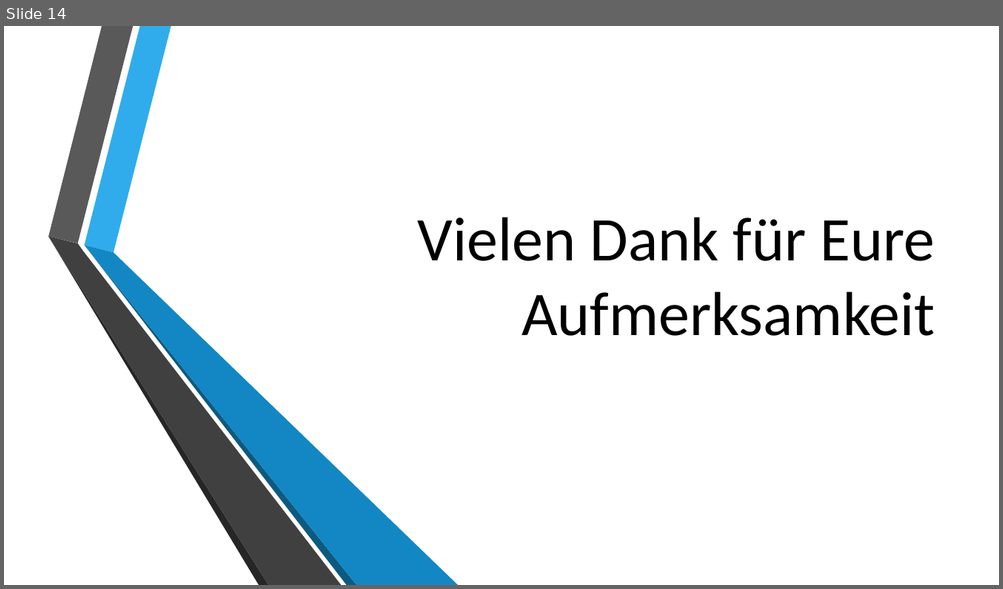
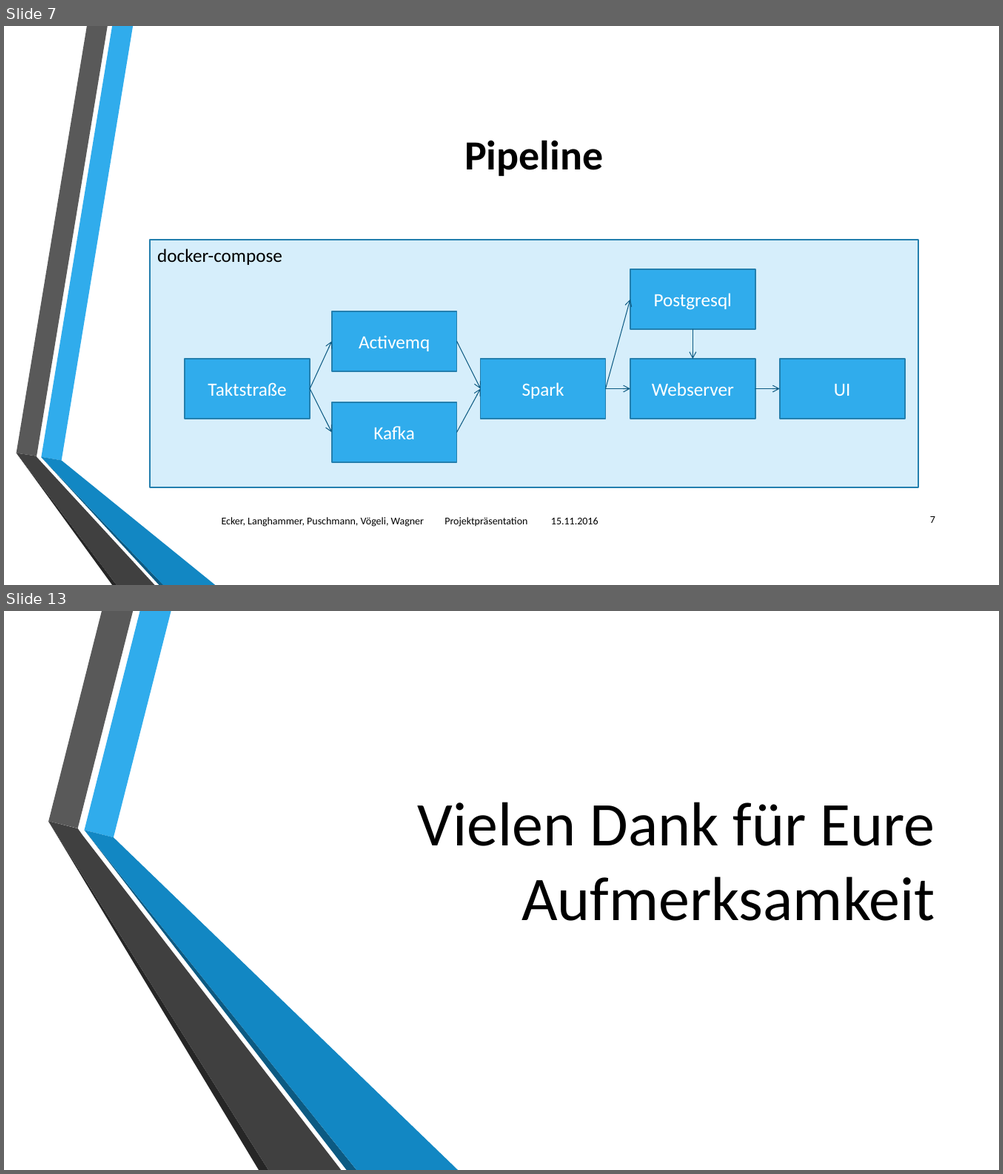
Before and after one commit to philipwagner1994/ProjectDHBW, a slide deck: Documentation/Projektpräsentationabschluss.pptx. Shown one above the other, each under a label of ours: slide 14 before the commit, slides 7 and 13 after it; the slides between them are not shown. The pictures are 1003x589 and 1003x1174 pixels, drawn with LibreOffice and Linux fonts; fonts in the diff are those of the drawing; background and template pictures are left out. Boxes give left, top, right and bottom in pixels: in the first picture for what was removed or moved away, otherwise in the second. Text is boxed around its words. In the diff, an @@ line names an element or a change of style, - is before the commit and + after.

```diff
--- a/Documentation/Projektpräsentationabschluss.pptx
+++ b/Documentation/Projektpräsentationabschluss.pptx
@@ slide 7 added at (x1=4, y1=26, x2=999, y2=585), background picture (left out) @@
@@ title added at (x1=464, y1=140, x2=603, y2=176), 40 pt, text #000000, bold @@
+Pipeline
@@ rectangle added at (x1=151, y1=240, x2=919, y2=488), fill #D6EEFB, outline #247FAF 1.25 pt @@
@@ text added at (x1=157, y1=249, x2=282, y2=265), 18 pt, text #000000 @@
+docker-compose
@@ rectangle added at (x1=630, y1=270, x2=755, y2=329), fill #30ACEC, outline #247FAF 1.25 pt, 18 pt, text #FFFFFF @@
+Postgresql
@@ rectangle added at (x1=332, y1=312, x2=457, y2=372), fill #30ACEC, outline #247FAF 1.25 pt, 18 pt, text #FFFFFF @@
+Activemq
@@ arrow added from (606, 389) to (630, 300), #0C5A82 0.75 pt @@
@@ arrow added from (693, 329) to (693, 359), #0C5A82 0.75 pt @@
@@ arrow added from (310, 389) to (332, 341), #0C5A82 0.75 pt @@
@@ arrow added from (457, 341) to (480, 389), #0C5A82 0.75 pt @@
@@ rectangle added at (x1=185, y1=359, x2=310, y2=418), fill #30ACEC, outline #247FAF 1.25 pt, 18 pt, text #FFFFFF @@
+Taktstraße
@@ rectangle added at (x1=480, y1=359, x2=606, y2=418), fill #30ACEC, outline #247FAF 1.25 pt, 18 pt, text #FFFFFF @@
+Spark
@@ rectangle added at (x1=630, y1=359, x2=755, y2=418), fill #30ACEC, outline #247FAF 1.25 pt, 18 pt, text #FFFFFF @@
+Webserver
@@ rectangle added at (x1=780, y1=359, x2=905, y2=418), fill #30ACEC, outline #247FAF 1.25 pt, 18 pt, text #FFFFFF @@
+UI
@@ arrow added from (310, 389) to (332, 432), #0C5A82 0.75 pt @@
@@ rectangle added at (x1=332, y1=403, x2=457, y2=463), fill #30ACEC, outline #247FAF 1.25 pt, 18 pt, text #FFFFFF @@
+Kafka
@@ arrow added from (457, 432) to (480, 389), #0C5A82 0.75 pt @@
@@ arrow added from (606, 389) to (630, 389), #0C5A82 0.75 pt @@
@@ arrow added from (755, 389) to (780, 389), #0C5A82 0.75 pt @@
@@ group added at (x1=16, y1=26, x2=215, y2=585): 6 freeform shapes @@
@@ text added at (x1=222, y1=517, x2=598, y2=527), 10 pt, text #000000 @@
+Ecker, Langhammer, Puschmann, Vögeli, Wagner Projektpräsentation 15.11.2016
@@ page number added at (x1=930, y1=517, x2=935, y2=523), 10 pt, text #000000 @@
+7
@@ what was slide 14 is now slide 13 @@
```
Also in this commit, not shown: 3 slides changed, 8 other slides added, 10 slides removed.
